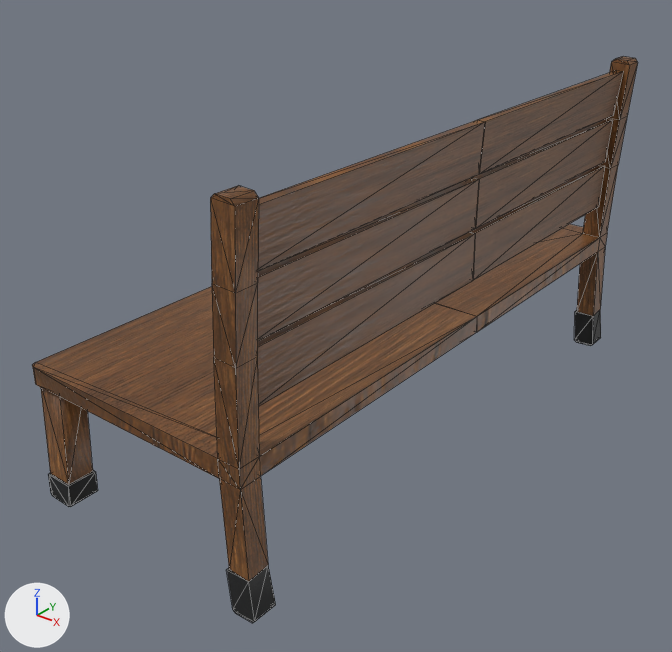
Two versions of the FBX model Assets/Models/Bedroom_Stuffs/Furniture_Drops/PG_Bench_Drop.fbx, one commit apart.
Before and after are seen from a 50 mm camera at (1.32, -1.867, 1.389) aimed at (-0.071, -0.128, 0.311). The lights are fixed; the arrows at lower left show +X, +Y and +Z. The picture after the commit comes second. Mesh edges are drawn as thin lines. Where no turn or scale is listed for an object, it has been applied to the vertices.

The older version as bpy lines, for what is in view:
```python
ob_pg_bench_drop_cell = bpy.data.objects.new('PG_Bench_Drop_cell', me_pg_bench_drop_cell_002)
ob_pg_bench_drop_cell.location = (0.132, -0.734, 0.408)
ob_pg_bench_drop_cell_001 = bpy.data.objects.new('PG_Bench_Drop_cell.001', me_pg_bench_drop_cell_003)
ob_pg_bench_drop_cell_001.location = (0.121, 0.713, 0.406)
ob_pg_bench_drop_cell_002 = bpy.data.objects.new('PG_Bench_Drop_cell.002', me_pg_bench_drop_cell_001)
ob_pg_bench_drop_cell_002.location = (0.245, -0.384, 0.816)
ob_pg_bench_drop_cell_003 = bpy.data.objects.new('PG_Bench_Drop_cell.003', me_pg_bench_drop_cell_004)
ob_pg_bench_drop_cell_003.location = (0.235, -0.378, 0.676)
ob_pg_bench_drop_cell_004 = bpy.data.objects.new('PG_Bench_Drop_cell.004', me_pg_bench_drop_cell_005)
ob_pg_bench_drop_cell_004.location = (0.231, -0.373, 0.535)
ob_pg_bench_drop_cell_005 = bpy.data.objects.new('PG_Bench_Drop_cell.005', me_pg_bench_drop_cell_006)
ob_pg_bench_drop_cell_005.location = (-0.373, -0.785, 0.095)
ob_pg_bench_drop_cell_006 = bpy.data.objects.new('PG_Bench_Drop_cell.006', me_pg_bench_drop_cell_007)
ob_pg_bench_drop_cell_006.location = (0.245, 0.39, 0.816)
ob_pg_bench_drop_cell_007 = bpy.data.objects.new('PG_Bench_Drop_cell.007', me_pg_bench_drop_cell_008)
ob_pg_bench_drop_cell_007.location = (0.235, 0.396, 0.676)
ob_pg_bench_drop_cell_008 = bpy.data.objects.new('PG_Bench_Drop_cell.008', me_pg_bench_drop_cell_009)
ob_pg_bench_drop_cell_008.location = (0.231, 0.401, 0.535)
```
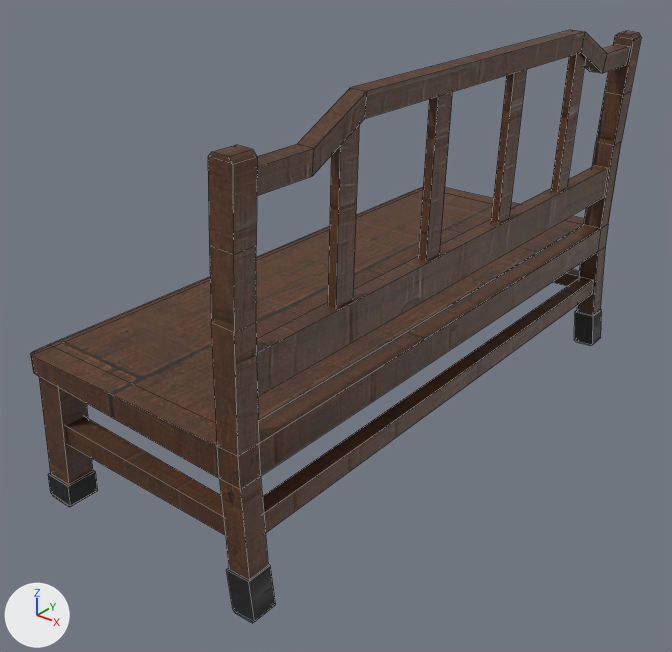
Where the newer file only moved an object's origin or applied its transform, the numbers keep the older frame.

Diff of the bpy script that builds the scene:
```diff
--- a/Assets/Models/Bedroom_Stuffs/Furniture_Drops/PG_Bench_Drop.fbx.py
+++ b/Assets/Models/Bedroom_Stuffs/Furniture_Drops/PG_Bench_Drop.fbx.py
@@ mat_bedroom_wood_floor @@
+mat_bedroom_wood_floor = bpy.data.materials.new('Bedroom_Wood_Floor')
+# uses the picture img_wood_floor2_normal_png
+# uses the picture img_wood_floor2_roughness_png
+# uses the picture img_wood_floor3_albedo_png
@@ me_pg_bench_drop_cell_006 @@
-me_pg_bench_drop_cell_006.from_pydata(...)  # 20 vertices, 36 faces; spans x -0.044..0.05, y -0.041..0.041, z -0.093..0.232
-me_pg_bench_drop_cell_006.materials.append(mat_wood_furniture)
+me_pg_bench_drop_cell_006.from_pydata(...)  # 20 vertices, 18 faces; spans x -0.044..0.05, y -0.041..0.041, z -0.093..0.261
+# me_pg_bench_drop_cell_006 part 1
+# 3 vertices are removed from x -0.021..0.05, y -0.036..0.036, z 0.232
+# 36 faces are deleted
+# 1 vertex moves from x 0.05, y -0.036, z 0.232 to x 0.05, y -0.036, z 0.261
+# 3 vertices are added at (-0.021, -0.036, 0.261), (-0.021, 0.036, 0.261), (0.05, 0.036, 0.261)
+# 5 new faces join them, mat_bedroom_wood_floor
+# 13 new faces join them, mat_bedroom_metal
 me_pg_bench_drop_cell_006.materials.append(mat_bedroom_metal)
+me_pg_bench_drop_cell_006.materials.append(mat_bedroom_wood_floor)
@@ ob_pg_bench_drop_cell_006 @@
-ob_pg_bench_drop_cell_006 = bpy.data.objects.new('PG_Bench_Drop_cell.006', me_pg_bench_drop_cell_007)
@@ ob_pg_bench_drop_cell_003 @@
-ob_pg_bench_drop_cell_003 = bpy.data.objects.new('PG_Bench_Drop_cell.003', me_pg_bench_drop_cell_004)
@@ ob_pg_bench_drop_cell_001 @@
-ob_pg_bench_drop_cell_001 = bpy.data.objects.new('PG_Bench_Drop_cell.001', me_pg_bench_drop_cell_003)
@@ ob_pg_bench_drop_cell @@
-ob_pg_bench_drop_cell = bpy.data.objects.new('PG_Bench_Drop_cell', me_pg_bench_drop_cell_002)
@@ ob_pg_bench_drop_cell_004 @@
-ob_pg_bench_drop_cell_004 = bpy.data.objects.new('PG_Bench_Drop_cell.004', me_pg_bench_drop_cell_005)
@@ ob_pg_bench_drop_cell_007 @@
-ob_pg_bench_drop_cell_007 = bpy.data.objects.new('PG_Bench_Drop_cell.007', me_pg_bench_drop_cell_008)
@@ ob_pg_bench_drop_cell_002 @@
-ob_pg_bench_drop_cell_002 = bpy.data.objects.new('PG_Bench_Drop_cell.002', me_pg_bench_drop_cell_001)
@@ ob_pg_bench_drop_cell_008 @@
-ob_pg_bench_drop_cell_008 = bpy.data.objects.new('PG_Bench_Drop_cell.008', me_pg_bench_drop_cell_009)
@@ ob_pg_bench_drop_007 @@
+ob_pg_bench_drop_007 = bpy.data.objects.new('PG_Bench_Drop.007', me_pg_bench_drop_021)  # 24 vertices, 22 faces; spans x -0.02..0.02, y -0.77..0.77, z -0.05..0.08
+ob_pg_bench_drop_007.location = (0.249, 0.0, 0.95)
@@ ob_pg_bench_drop_005 @@
+ob_pg_bench_drop_005 = bpy.data.objects.new('PG_Bench_Drop.005', me_pg_bench_drop_019)  # a box spanning x -0.02..0.02, y -0.77..0.77, z -0.02..0.02
+ob_pg_bench_drop_005.location = (0.234, 0.0, 0.207)
@@ ob_pg_bench_drop_003 @@
+ob_pg_bench_drop_003 = bpy.data.objects.new('PG_Bench_Drop.003', me_pg_bench_drop_017)  # 8 vertices, 4 faces; spans x -0.283..0.282, y -0.034..0.029, z -0.026..0.027
+ob_pg_bench_drop_003.location = (-0.062, 0.793, 0.206)
@@ ob_pg_bench_drop_008 @@
+ob_pg_bench_drop_008 = bpy.data.objects.new('PG_Bench_Drop.008', me_pg_bench_drop_022)  # 8 vertices, 6 faces; spans x -0.016..0.017, y -0.029..0.029, z -0.19..0.204
+ob_pg_bench_drop_008.location = (0.238, 0.493, 0.777)
@@ ob_pg_bench_drop_011 @@
+ob_pg_bench_drop_011 = bpy.data.objects.new('PG_Bench_Drop.011', me_pg_bench_drop_025)  # 8 vertices, 6 faces; spans x -0.016..0.017, y -0.029..0.029, z -0.19..0.204
+ob_pg_bench_drop_011.location = (0.238, -0.493, 0.777)
@@ ob_pg_bench_drop_000 @@
+ob_pg_bench_drop_000 = bpy.data.objects.new('PG_Bench_Drop.000', me_pg_bench_drop_014)  # 36 vertices, 34 faces; spans x -0.21..0.45, y -0.83..0.83, z -0.04..0.03
+ob_pg_bench_drop_000.location = (-0.198, 0.0, 0.369)
@@ ob_pg_bench_drop_004 @@
+ob_pg_bench_drop_004 = bpy.data.objects.new('PG_Bench_Drop.004', me_pg_bench_drop_018)  # 8 vertices, 4 faces; spans x -0.283..0.282, y -0.031..0.034, z -0.026..0.027
+ob_pg_bench_drop_004.location = (-0.062, -0.792, 0.206)
@@ ob_pg_bench_drop_010 @@
+ob_pg_bench_drop_010 = bpy.data.objects.new('PG_Bench_Drop.010', me_pg_bench_drop_024)  # 8 vertices, 6 faces; spans x -0.017..0.017, y -0.029..0.029, z -0.197..0.197
+ob_pg_bench_drop_010.location = (0.239, -0.164, 0.784)
@@ ob_pg_bench_drop_006 @@
+ob_pg_bench_drop_006 = bpy.data.objects.new('PG_Bench_Drop.006', me_pg_bench_drop_020)  # a box spanning x -0.02..0.02, y -0.77..0.77, z -0.05..0.05
+ob_pg_bench_drop_006.location = (0.232, 0.0, 0.549)
@@ ob_pg_bench_drop_013 @@
+ob_pg_bench_drop_013 = bpy.data.objects.new('PG_Bench_Drop.013', me_pg_bench_drop_027)  # 40 vertices, 38 faces; spans x -0.041..0.04, y -0.032..0.032, z -0.437..0.543
+ob_pg_bench_drop_013.location = (0.241, 0.801, 0.439)
@@ ob_pg_bench_drop_009 @@
+ob_pg_bench_drop_009 = bpy.data.objects.new('PG_Bench_Drop.009', me_pg_bench_drop_023)  # 8 vertices, 6 faces; spans x -0.017..0.017, y -0.029..0.029, z -0.197..0.197
+ob_pg_bench_drop_009.location = (0.239, 0.164, 0.784)
@@ ob_pg_bench_drop_012 @@
+ob_pg_bench_drop_012 = bpy.data.objects.new('PG_Bench_Drop.012', me_pg_bench_drop_026)  # 40 vertices, 38 faces; spans x -0.041..0.04, y -0.032..0.032, z -0.437..0.543
+ob_pg_bench_drop_012.location = (0.24, -0.802, 0.439)
```

Where the change shows, as pixel boxes (x1, y1, x2, y2) in the pictures (672 x 652 px):
'PG_Bench_Drop.000', added (brown)
    after: (30, 187, 601, 478)
'PG_Bench_Drop_cell', deleted (brown)
    before: (32, 186, 477, 623)
'PG_Bench_Drop.012', added (brown)
    after: (208, 145, 276, 623)
'PG_Bench_Drop.006', added (brown)
    after: (257, 166, 608, 396)
'PG_Bench_Drop_cell.002', deleted (brown)
    before: (258, 120, 485, 271)
'PG_Bench_Drop_cell.003', deleted (brown)
    before: (258, 178, 479, 340)
'PG_Bench_Drop_cell.004', deleted (brown)
    before: (258, 232, 475, 406)
'PG_Bench_Drop.007', added (brown)
    after: (257, 30, 630, 196)
'PG_Bench_Drop_cell.001', deleted (brown)
    before: (435, 56, 638, 346)
'PG_Bench_Drop.005', added
    after: (262, 277, 593, 533)
'PG_Bench_Drop_cell.006', deleted (brown)
    before: (479, 70, 623, 174)
'PG_Bench_Drop_cell.007', deleted (brown)
    before: (472, 119, 613, 229)
'PG_Bench_Drop.013', added (brown)
    after: (574, 31, 641, 346)
'PG_Bench_Drop_cell.008', deleted (brown)
    before: (470, 165, 605, 280)
'PG_Bench_Drop.004', added (brown)
    after: (66, 417, 225, 535)
'PG_Bench_Drop_cell.005', reshaped (9% taller)
    before: (41, 388, 98, 507)
    after: (39, 377, 98, 507)
'PG_Bench_Drop.011', added (brown)
    after: (328, 124, 360, 308)
'PG_Bench_Drop.010', added (brown)
    after: (418, 92, 453, 261)
'PG_Bench_Drop.009', added (brown)
    after: (491, 69, 527, 223)
'PG_Bench_Drop.008', added (brown)
    after: (551, 53, 585, 192)
'PG_Bench_Drop.003', added (mostly hidden)
    after: (553, 269, 579, 286)
